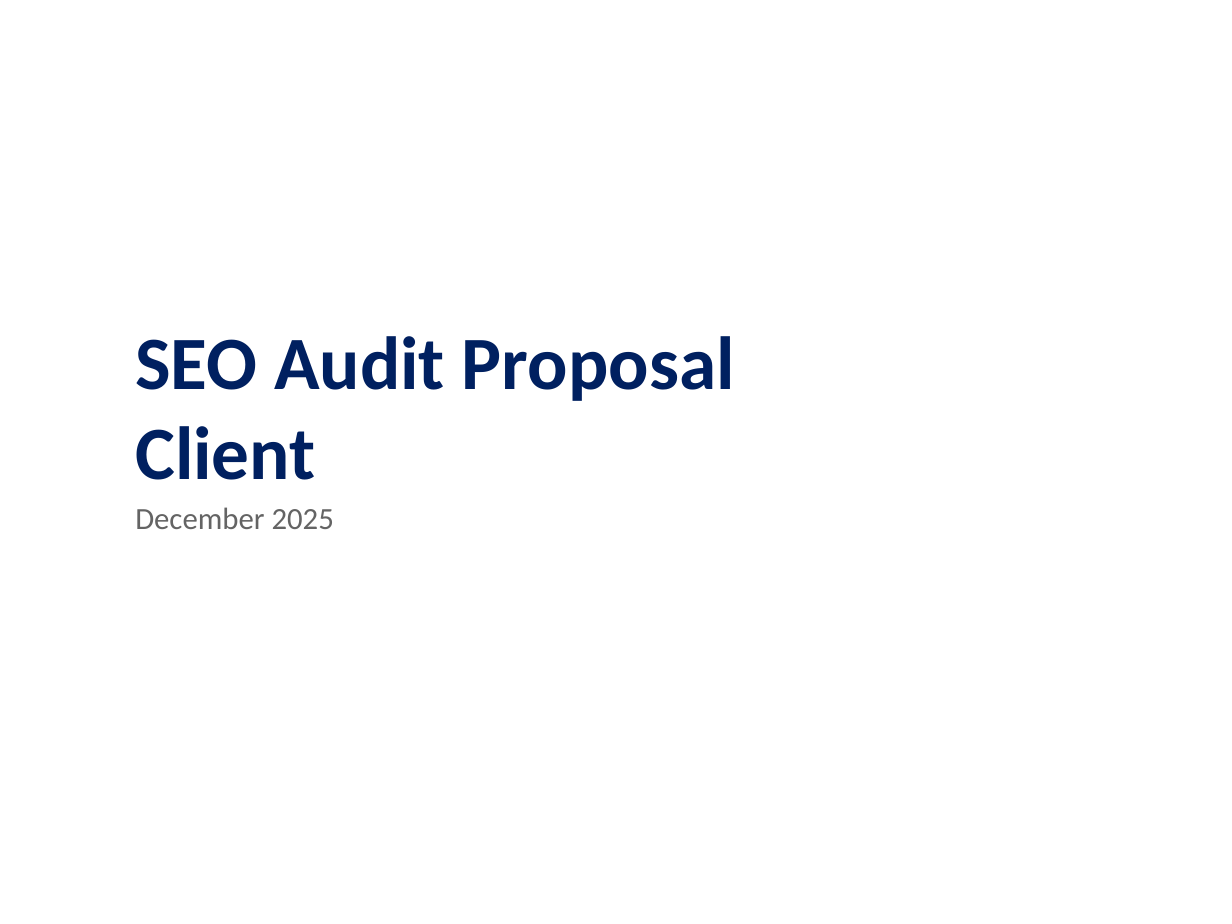
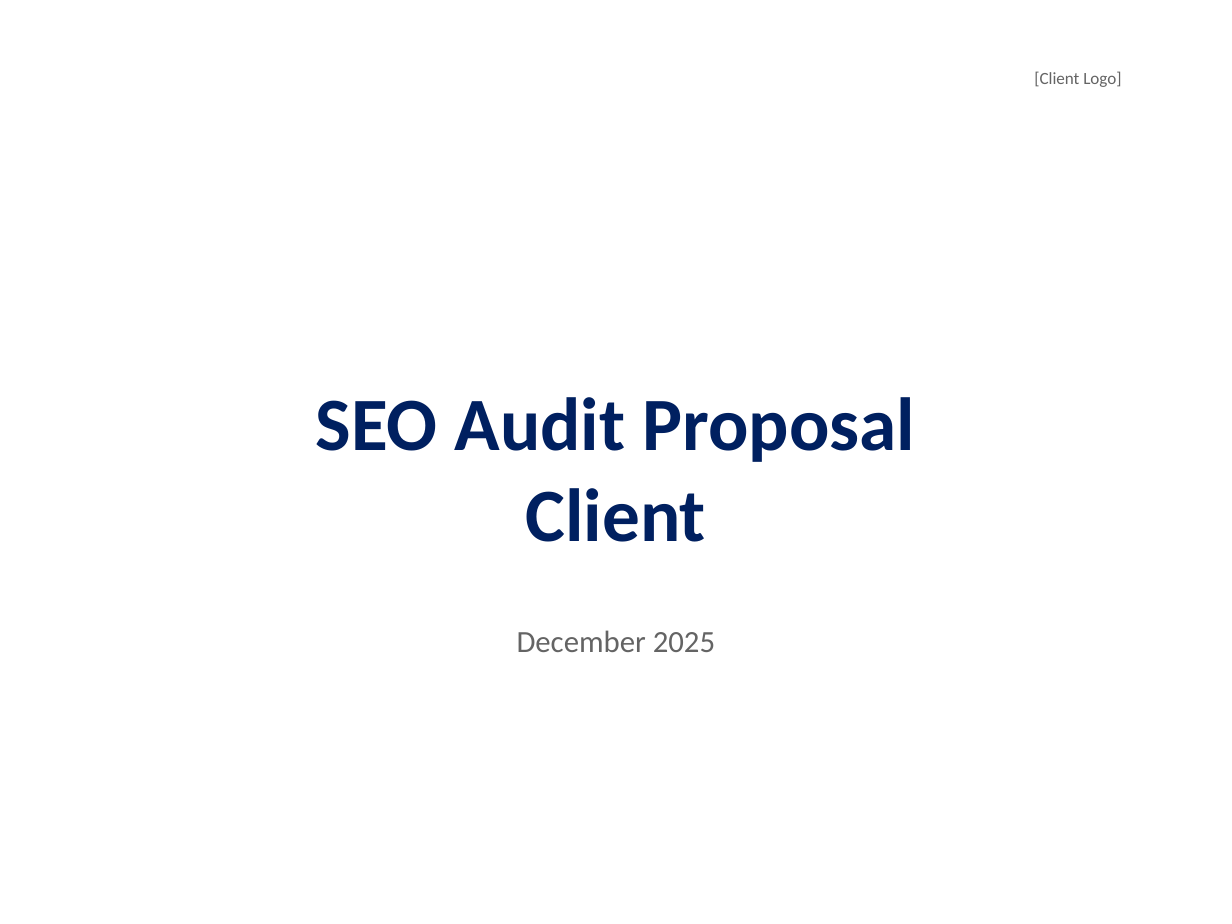
Before and after one commit to analytics-wq/seo-audit-automation, a slide deck: slide 1 of SEO_Strategy.pptx. Drawn at 1232x924 pixels with LibreOffice and Linux fonts; fonts in the diff are those of the drawing. Boxes give left, top, right and bottom in pixels: in the first picture for what was removed or moved away, otherwise in the second. Text is boxed around its words. In the diff, an @@ line names an element or a change of style, - is before the commit and + after.

```diff
--- a/SEO_Strategy.pptx
+++ b/SEO_Strategy.pptx
@@ text added at box(1034, 71, 1121, 87), 10 pt, text #646464 @@
+[Client Logo]
@@ text "SEO Audit Proposal Client": place and size @@
-text "SEO Audit Proposal Client" at box(135, 336, 735, 480)
+text "SEO Audit Proposal Client" at box(316, 397, 915, 542)
@@ text "SEO Audit Proposal Client" at box(316, 397, 915, 542): alignment left to centre @@
@@ text "December 2025" at box(517, 630, 715, 652): alignment left to centre @@
@@ text "December 2025": place and size @@
-text "December 2025" at box(135, 507, 334, 529)
+text "December 2025" at box(517, 630, 715, 652)
```
Also in this commit, not shown: 12 other slides changed, 13 slides added, 13 slides removed, 3 other files.
